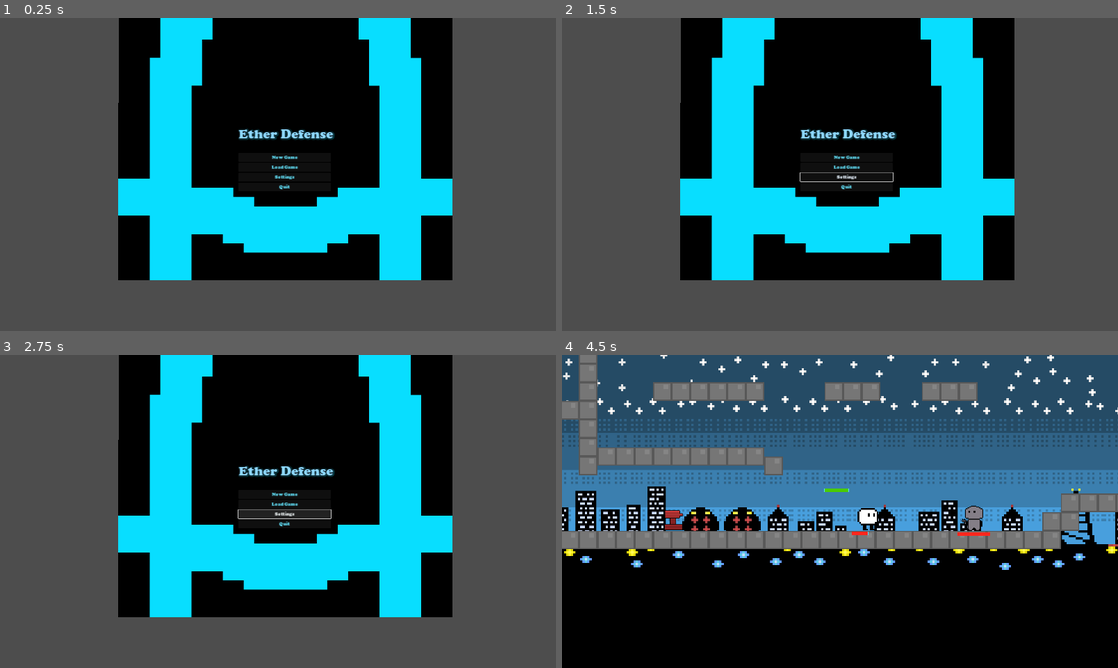
Above: before the commit, frames 1-4 (two rows, left to right).
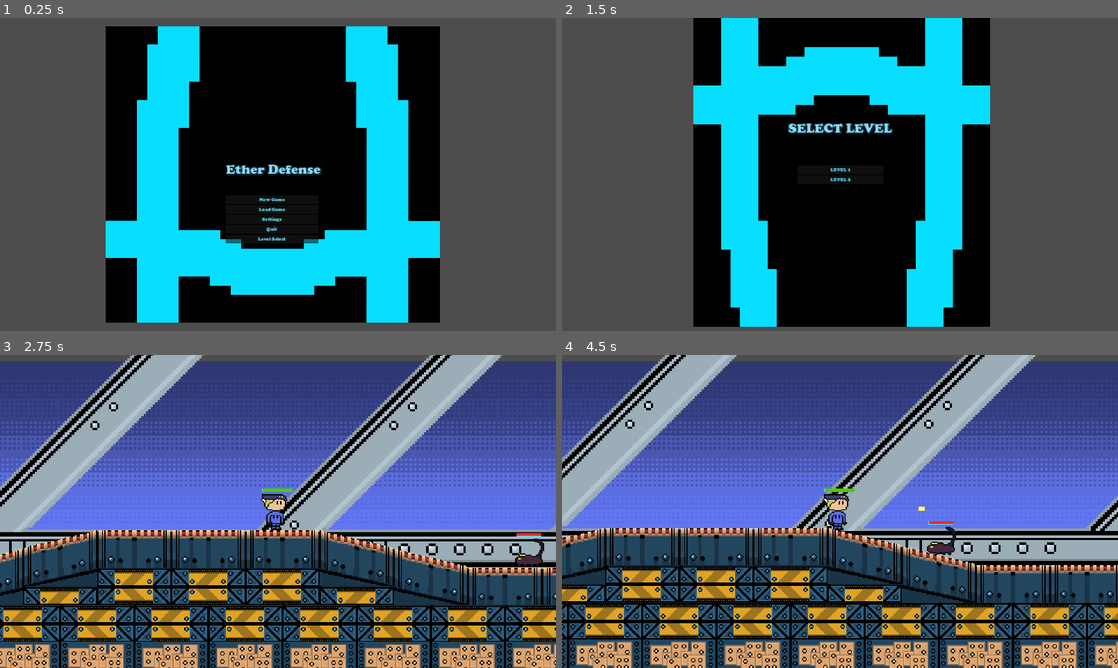
Above: after the commit, the same moments.

Repository: CoolBoy0064/EtherDefense
Game: Godot game, scene res://Title Screen.tscn
The game is run twice, just before and just after one commit, with the same random seed, the same clock (stepped at 60 frames per second) and the same inputs.
Inputs (mouse positions are in pixels of both pictures, inside the frame that each line leads up to):
- Up to frame 1 (0.25 s): no input
- Up to frame 2 (1.5 s): click "Settings" at 0.5 s; click (834, 240) at 1.25 s, where only the run after the commit has a clickable "Level Select"
- Up to frame 3 (2.75 s): click (278, 517) at 2 s, where only the run after the commit has a clickable "LEVEL 2"
- Up to frame 4 (4.5 s): click (845, 495) at 2.75 s, where only the run before the commit has a clickable "New Game"; hold V (Secondary) 3.53-4.28 s; hold D (move_right) from 3.53 s (still down); tap Space (jump) at 3.77 s; tap E (Switch) at 4.35 s

The runs differ from the first frame. In frame 1, 30% of the frame differs, in the area x 19-82%, y 0-98%; in frame 2, 32%; in frame 3, 97%, in the area x 0-100%, y 0-100%; in frame 4, 84%.

Commit message:
Level Select & Title Screen Change

Diff:
--- /dev/null
+++ b/EtherDefense/Gem.tscn
@@ -0,0 +1,71 @@
+[gd_scene load_steps=9 format=3 uid="uid://dv3u66qx3ydv4"]
+
+[ext_resource type="Script" path="res://gem.gd" id="1_6f5wp"]
+[ext_resource type="Texture2D" uid="uid://rqq8tc3372x" path="res://Textures/Giant Ruby.png" id="2_4i5dw"]
+
+[sub_resource type="CapsuleShape2D" id="CapsuleShape2D_4fvhy"]
+radius = 52.0
+height = 144.0
+
+[sub_resource type="RectangleShape2D" id="RectangleShape2D_5m260"]
+size = Vector2(107, 151)
+
+[sub_resource type="CanvasItemMaterial" id="CanvasItemMaterial_dq0qi"]
+
+[sub_resource type="Theme" id="Theme_t4fpn"]
+
+[sub_resource type="StyleBoxFlat" id="StyleBoxFlat_0l7up"]
+
+[sub_resource type="StyleBoxFlat" id="StyleBoxFlat_yqarx"]
+bg_color = Color(0.290196, 0.8, 0, 1)
+border_width_left = 5
+border_width_top = 5
+border_width_right = 5
+border_width_bottom = 5
+border_color = Color(0.403922, 0.870588, 1, 1)
+
+[node name="Gem" type="CharacterBody2D"]
+collision_layer = 2
+collision_mask = 31
+script = ExtResource("1_6f5wp")
+
+[node name="CollisionShape2D" type="CollisionShape2D" parent="."]
+position = Vector2(0, -1)
+shape = SubResource("CapsuleShape2D_4fvhy")
+
+[node name="Area2D" type="Area2D" parent="."]
+
+[node name="CollisionShape2D" type="CollisionShape2D" parent="Area2D"]
+position = Vector2(1.5, 1.5)
+shape = SubResource("RectangleShape2D_5m260")
+debug_color = Color(1, 0, 0, 0.419608)
+
+[node name="HealthBar" type="ProgressBar" parent="."]
+light_mask = 1048575
+material = SubResource("CanvasItemMaterial_dq0qi")
+anchors_preset = 15
+anchor_right = 1.0
+anchor_bottom = 1.0
+offset_left = -52.0
+offset_top = -91.0
+offset_right = 483.0
+offset_bottom = -21.0
+grow_horizontal = 2
+grow_vertical = 2
+scale = Vector2(0.2, 0.2)
+theme = SubResource("Theme_t4fpn")
+theme_override_styles/background = SubResource("StyleBoxFlat_0l7up")
+theme_override_styles/fill = SubResource("StyleBoxFlat_yqarx")
+max_value = 20.0
+value = 20.0
+show_percentage = false
+
+[node name="Sprite2D" type="Sprite2D" parent="."]
+position = Vector2(0.500001, -1.5)
+scale = Vector2(1.85938, 2.10938)
+texture = ExtResource("2_4i5dw")
+
+[node name="IFrameTimer" type="Timer" parent="."]
+wait_time = 0.5
+
+[connection signal="timeout" from="IFrameTimer" to="." method="_on_IFrameTimer_timeout"]
--- a/EtherDefense/Level1.tscn
+++ b/EtherDefense/Level1.tscn
@@ -7,6 +7,7 @@
 [ext_resource type="PackedScene" uid="uid://bo6rpitye6eih" path="res://Enemy1.tscn" id="5_qlwlu"]
 [ext_resource type="Texture2D" uid="uid://dj5bmovw3gx4s" path="res://Textures/CityBackdrop.png" id="6_upvc6"]
 [ext_resource type="Texture2D" uid="uid://c781wks527jod" path="res://Textures/Stars-export.png" id="7_ci4ku"]
+[ext_resource type="PackedScene" uid="uid://dv3u66qx3ydv4" path="res://Gem.tscn" id="8_h8dl0"]
 
 [sub_resource type="TileSetAtlasSource" id="TileSetAtlasSource_neybd"]
 texture = ExtResource("2")
@@ -91,3 +92,6 @@
 
 [node name="Enemy2" parent="." instance=ExtResource("5_0fxc2")]
 position = Vector2(2210, -78)
+
+[node name="Gem" parent="." instance=ExtResource("8_h8dl0")]
+position = Vector2(-173, 47)
--- /dev/null
+++ b/EtherDefense/LvlSelect.tscn
@@ -0,0 +1,68 @@
+[gd_scene load_steps=7 format=3 uid="uid://dfh4bcgrkybs3"]
+
+[ext_resource type="Texture2D" uid="uid://xxmb1q3y145g" path="res://Background.png" id="1_47of1"]
+[ext_resource type="Script" path="res://lvl_select.gd" id="1_jsdbm"]
+[ext_resource type="FontFile" uid="uid://cv8vdx4kjn3lx" path="res://COOPBL.TTF" id="2_vccrk"]
+[ext_resource type="Theme" uid="uid://172w2bxq0x0l" path="res://Button.tres" id="3_hlmwr"]
+
+[sub_resource type="LabelSettings" id="LabelSettings_q5w6y"]
+font = ExtResource("2_vccrk")
+font_size = 46
+font_color = Color(0.556863, 0.85098, 1, 1)
+outline_size = 8
+outline_color = Color(0, 0, 0, 1)
+shadow_size = 14
+shadow_color = Color(0, 0.870588, 1, 0.290196)
+
+[sub_resource type="Theme" id="Theme_0hqys"]
+/colors/font_color = Color(0.309804, 1, 1, 1)
+
+[node name="Control" type="Control"]
+layout_mode = 3
+anchors_preset = 15
+anchor_right = 1.0
+anchor_bottom = 1.0
+grow_horizontal = 2
+grow_vertical = 2
+script = ExtResource("1_jsdbm")
+
+[node name="TextureRect" type="TextureRect" parent="."]
+layout_mode = 0
+offset_left = 456.0
+offset_top = 2.0
+offset_right = 1480.0
+offset_bottom = 1068.0
+texture = ExtResource("1_47of1")
+
+[node name="Camera2D" type="Camera2D" parent="."]
+position = Vector2(962, 542)
+
+[node name="Label" type="Label" parent="."]
+layout_mode = 0
+offset_left = 783.0
+offset_top = 354.0
+offset_right = 1141.0
+offset_bottom = 424.0
+text = "SELECT LEVEL"
+label_settings = SubResource("LabelSettings_q5w6y")
+
+[node name="VBoxContainer" type="VBoxContainer" parent="."]
+layout_mode = 0
+offset_left = 815.0
+offset_top = 511.0
+offset_right = 1112.0
+offset_bottom = 581.0
+theme = SubResource("Theme_0hqys")
+
+[node name="Level 1" type="Button" parent="VBoxContainer"]
+layout_mode = 2
+theme = ExtResource("3_hlmwr")
+text = "LEVEL 1"
+
+[node name="Level 2" type="Button" parent="VBoxContainer"]
+layout_mode = 2
+theme = ExtResource("3_hlmwr")
+text = "LEVEL 2"
+
+[connection signal="pressed" from="VBoxContainer/Level 1" to="." method="_on_level_1_pressed"]
+[connection signal="pressed" from="VBoxContainer/Level 2" to="." method="_on_level_2_pressed"]
--- a/EtherDefense/MainMenu.gd
+++ b/EtherDefense/MainMenu.gd
@@ -19,3 +19,7 @@
 
 func _on_QuitButton_pressed() -> void:
 	get_tree().quit()
+
+
+func _on_lvl_select_pressed() -> void:
+	get_tree().change_scene_to_file("res://LvlSelect.tscn")
--- a/EtherDefense/Player.gd
+++ b/EtherDefense/Player.gd
@@ -206,3 +206,4 @@
 		iFrames = 1
 	if Health <= 0:
 		queue_free()
+		get_tree().change_scene_to_file('res://GameOver.tscn')
--- a/EtherDefense/Title Screen.tscn
+++ b/EtherDefense/Title Screen.tscn
@@ -20,6 +20,7 @@
 anchors_preset = 15
 anchor_right = 1.0
 anchor_bottom = 1.0
+offset_top = 14.0
 grow_horizontal = 2
 grow_vertical = 2
 script = ExtResource("1")
@@ -60,17 +61,23 @@
 theme = ExtResource("3_8jfv3")
 text = "Quit"
 
+[node name="LvlSelect" type="Button" parent="VBoxContainer"]
+layout_mode = 2
+theme = ExtResource("3_8jfv3")
+text = "Level Select"
+
 [node name="Label" type="Label" parent="."]
 layout_mode = 0
 offset_left = 416.0
-offset_top = 115.0
+offset_top = 91.0
 offset_right = 743.0
-offset_bottom = 169.0
+offset_bottom = 151.0
 text = "Ether Defense"
 label_settings = SubResource("LabelSettings_qvqqe")
 
 [node name="Camera2D" type="Camera2D" parent="."]
-position = Vector2(552, 283)
+position = Vector2(596, 137)
 
 [connection signal="pressed" from="VBoxContainer/NewGameButton" to="." method="_on_NewGameButton_pressed"]
 [connection signal="pressed" from="VBoxContainer/QuitButton" to="." method="_on_QuitButton_pressed"]
+[connection signal="pressed" from="VBoxContainer/LvlSelect" to="." method="_on_lvl_select_pressed"]
--- /dev/null
+++ b/EtherDefense/lvl_select.gd
@@ -0,0 +1,17 @@
+extends Control
+
+
+# Called when the node enters the scene tree for the first time.
+func _ready() -> void:
+	pass # Replace with function body.
+
+
+# Called every frame. 'delta' is the elapsed time since the previous frame.
+func _process(delta: float) -> void:
+	pass
+
+func _on_level_1_pressed() -> void:
+	get_tree().change_scene_to_file("res://Level1.tscn")
+
+func _on_level_2_pressed() -> void:
+	get_tree().change_scene_to_file("res://OceanBaseLvl.tscn") # Replace with function body.
Not shown: 1 places in EtherDefense/Level1.tscn that only renumber resources
